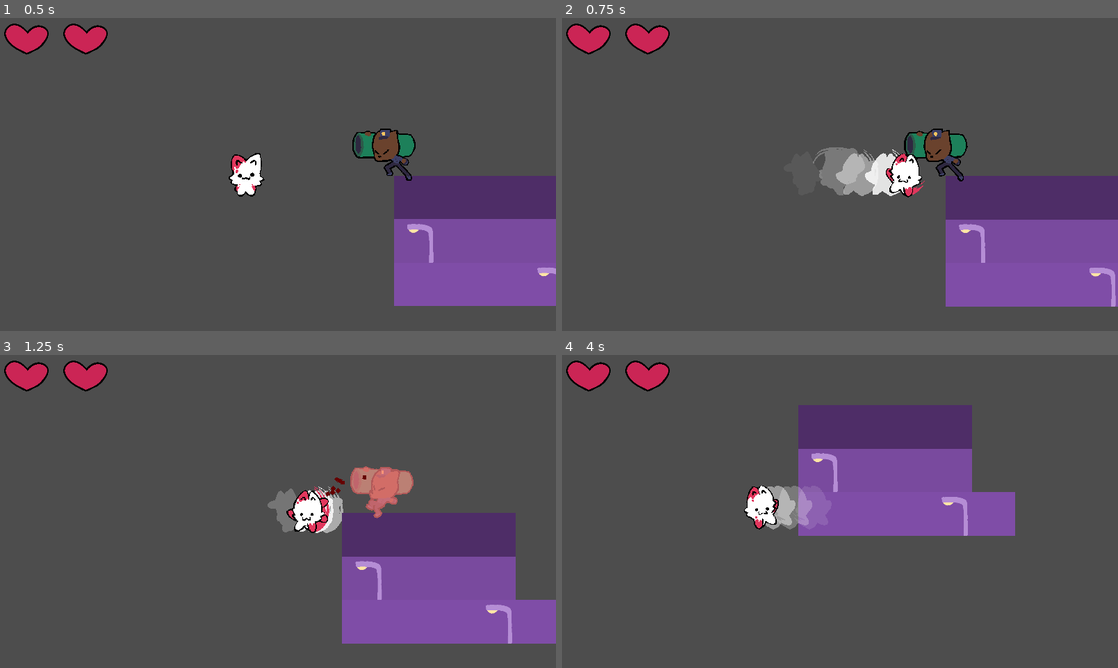
Above: before the commit, frames 1-4 (two rows, left to right).
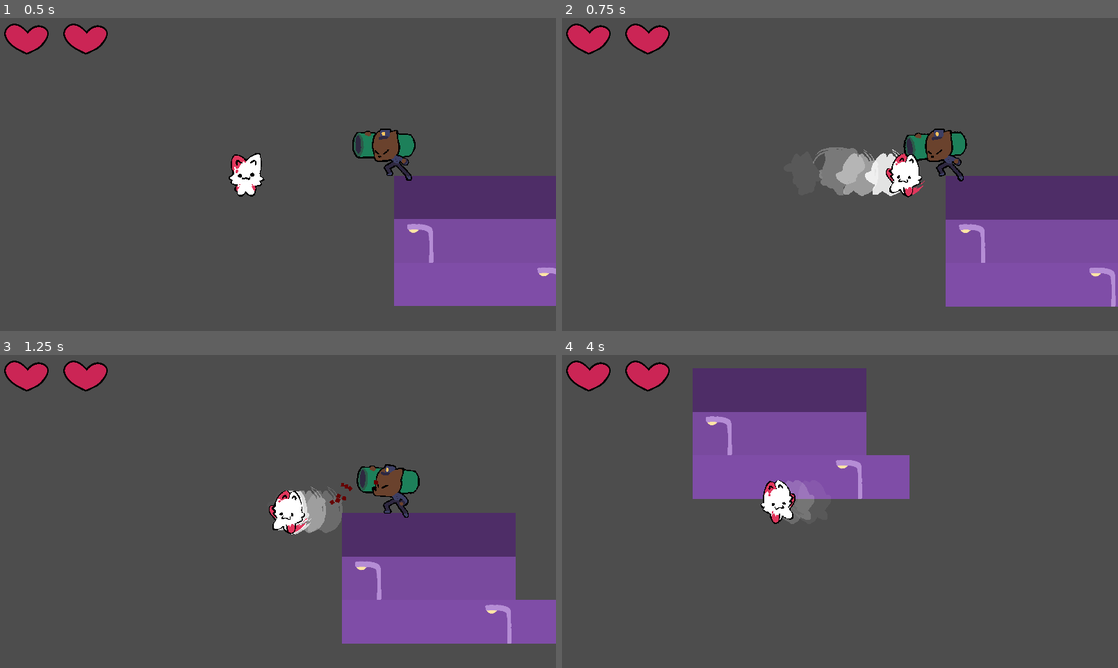
Above: after the commit, the same moments.

Repository: miyo6032/ProjectGodotWild63
Game: Godot game, scene res://scenes/main_test.tscn
Same seed, same stepped clock (60 frames per second), same inputs: the game is played once before the commit and once after it. This scene is started directly instead of the project's main scene.
Inputs:
- Up to frame 1 (0.5 s): no input
- Up to frame 2 (0.75 s): tap Enter at 0.5 s; hold Right (attack_right) from 0.53 s (still down); tap Tab at 0.6 s
- Up to frame 3 (1.25 s): keep holding Right (attack_right)
- Up to frame 4 (4 s): release Right (attack_right) at 1.28 s; hold Down (attack_down) 1.28-2.03 s; tap Tab every 0.75 s from 1.35 to 3.6 s; hold Right (attack_right) 2.03-2.78 s; hold Up (attack_up) 2.78-3.53 s; hold Left (attack_left) from 3.53 s (still down)

Frame 1 is identical in both runs. In frame 2, 0.3% of the frame differs, in the area x 61-73%, y 35-51%; in frame 3, 3.0%; in frame 4, 21%, in the area x 23-82%, y 4-58%.

Commit message:
fixing some animation issues

Diff:
--- a/scenes/MoveRandomlyState.gd
+++ b/scenes/MoveRandomlyState.gd
@@ -29,6 +29,9 @@
         pick_random_direction()
         enemy.velocity = lerp(enemy.velocity, Vector2.ZERO, delta * move_lag)
         enemy.animated_sprite.play("idle")
+    elif direction == Vector2.ZERO:
+        enemy.velocity = lerp(enemy.velocity, Vector2.ZERO, delta * move_lag)
+        enemy.animated_sprite.play("idle")
     else:
         enemy.velocity = lerp(enemy.velocity, direction * speed, delta * move_lag)
         enemy.animated_sprite.play("move")
@@ -46,11 +49,15 @@
     detector.global_position = object_detection_pos
 
 func pick_random_direction() -> void:
+    if randi_range(0, 1) == 0:
         direction.x = randf_range(-1.0, 1.0)
         direction.y = randf_range(-1.0, 1.0)
         direction = direction.normalized()
-        object_detector.position = direction * object_detection_distance
-        last_direction_change_time = maximum_time_in_a_direction
+    else:
+        direction = Vector2.ZERO
+
+    object_detector.position = direction * object_detection_distance
+    last_direction_change_time = maximum_time_in_a_direction
 
 func stop_moving() -> void:
     direction = Vector2.ZERO
--- a/scenes/player.tscn
+++ b/scenes/player.tscn
@@ -994,7 +994,7 @@
 script = ExtResource("1_ymphj")
 walk_speed = 600.0
 attack_velocity = 2000.0
-knockback = 800.0
+knockback = 1600.0
 dash_ghost_scene = ExtResource("2_1njyu")
 dash_sound = ExtResource("3_58yie")
 hit_sound = Array[AudioStream]([ExtResource("4_8xuod"), ExtResource("5_b17pq")])
--- a/scenes/ranged_enemy.tscn
+++ b/scenes/ranged_enemy.tscn
@@ -169,7 +169,7 @@
 "duration": 1.0,
 "texture": SubResource("AtlasTexture_3wlku")
 }],
-"loop": false,
+"loop": true,
 "name": &"attack",
 "speed": 24.0
 }, {
@@ -353,8 +353,9 @@
 material = SubResource("ShaderMaterial_5x272")
 position = Vector2(0, -80)
 sprite_frames = SubResource("SpriteFrames_nleu6")
-animation = &"move"
-frame_progress = 0.863316
+animation = &"attack"
+frame = 7
+frame_progress = 1.0
 
 [node name="CollisionShape2D" type="CollisionShape2D" parent="."]
 rotation = 1.5708
